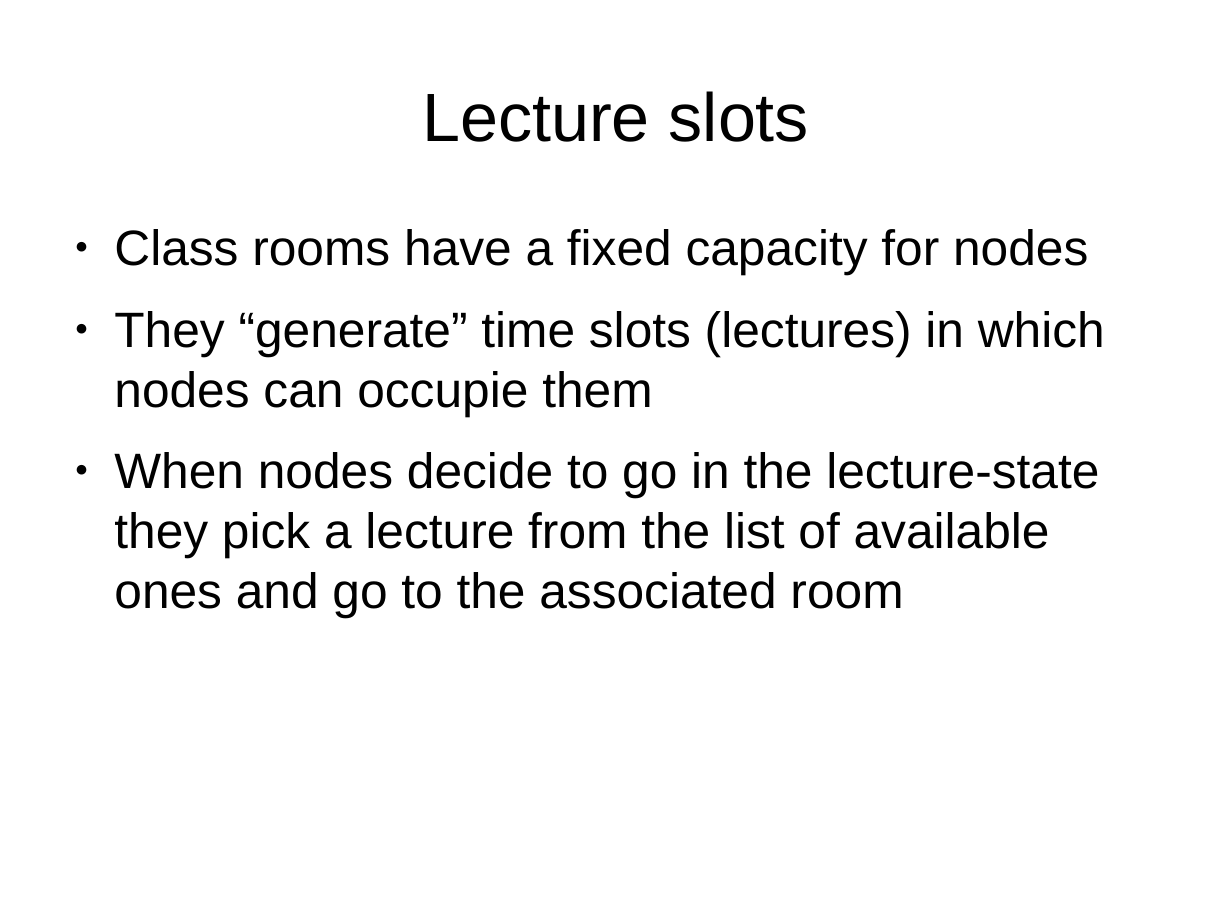
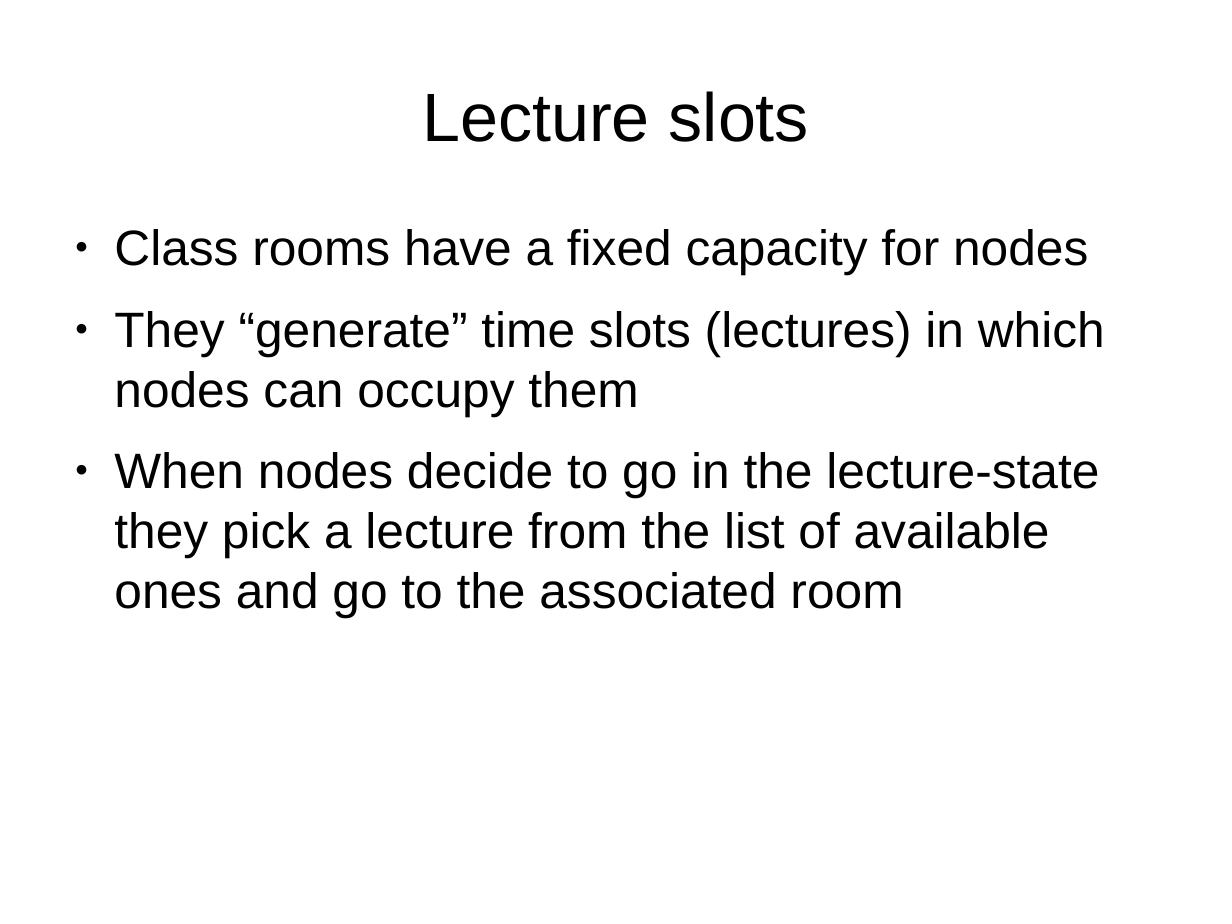
Before and after one commit to lorenzodonini/cmb, a slide deck: slide 8 of assignments/presentation_project_1.odp. Drawn at 1232x924 pixels with LibreOffice and Linux fonts; fonts in the diff are those of the drawing. Boxes give left, top, right and bottom in pixels: in the first picture for what was removed or moved away, otherwise in the second. Text is boxed around its words. In the diff, an @@ line names an element or a change of style, - is before the commit and + after.

```diff
--- a/assignments/presentation_project_1.odp
+++ b/assignments/presentation_project_1.odp
@@ text at <box>114,311,1105,416</box>: text changed @@
-● They “generate” time slots (lectures) in which nodes can occupie them
+● They “generate” time slots (lectures) in which nodes can occupy them
```
Also in this commit, not shown: 3 other slides changed, 2 other files.
